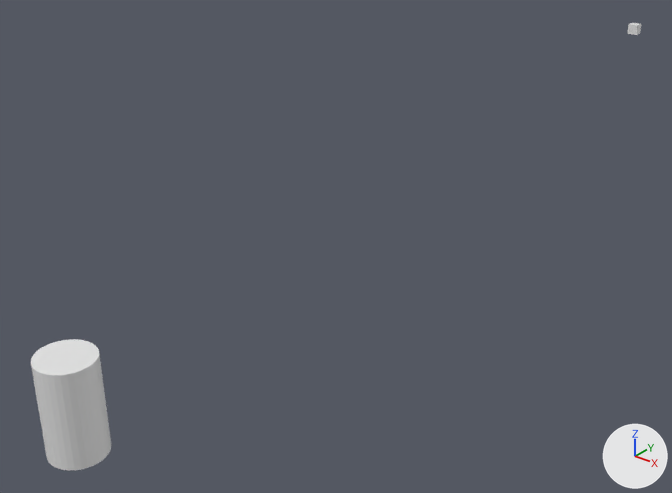
A saved change to the Blender file sample-scene.blend.
Rendered twice from a 50 mm camera at (51.8, -28.1, 43.0) aimed at (16.3, 16.4, 15.4). Every picture has the same lights, and +X, +Y and +Z are marked at lower right.

In view in the first picture: 'Cylinder', 'mc-cube'.
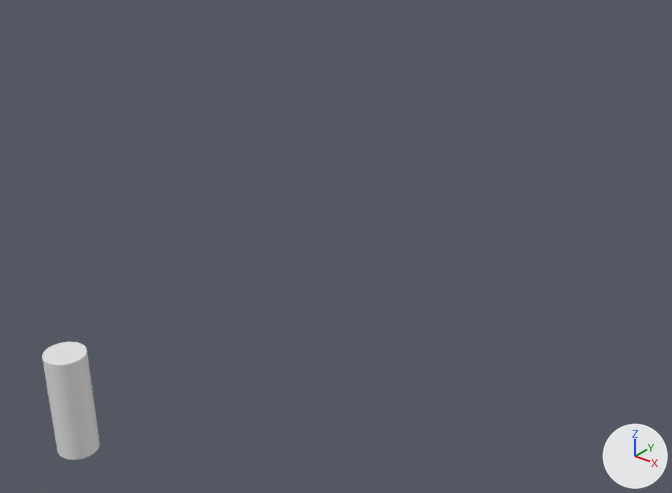
Where the newer file only moved an object's origin or applied its transform, the numbers keep the older frame.

Changed parts and their boxes (x1, y1, x2, y2) in the pictures (672 x 493 px):
'Cylinder', mesh rescaled (27% narrower, 10% shorter)
    before: (31, 339, 111, 470)
    after: (42, 342, 100, 460)
'mc-cube', hidden
    before: (627, 23, 641, 35)

Edits to the bpy script that builds the scene:
```text
Change me_cylinder:
    where me_cylinder.from_pydata(...)  # 64 vertices, 34 faces; spans x -1.0..1.0, y -1.0..1.0, z -1.0..7.0
    used by ob_cylinder; location = (3.0, 3.0, 1.0); scale = (2.3, 2.3, 1.0)
    me_cylinder part 1: the whole mesh is scaled about its middle by (0.652, 0.652, 1), then moved by (0.0, 0.0, 0.3)
Change ob_mc_cube:
    ob_mc_cube.location: (29.4, 29.4, 29.4) -> (0.0, 0.0, 0.0)
    add _m = ob_mc_cube.modifiers.new('Array', 'ARRAY')
    add _m.count = 8
    add _m = ob_mc_cube.modifiers.new('Array.001', 'ARRAY')
    add _m.count = 5
    add _m.relative_offset_displace = (0.0, 1.0, 0.0)
    add _m = ob_mc_cube.modifiers.new('Array.002', 'ARRAY')
    add _m.relative_offset_displace = (0.0, 0.0, 1.0)
    add ob_mc_cube.hide_set(True)  # wire or fog, not drawn
```
